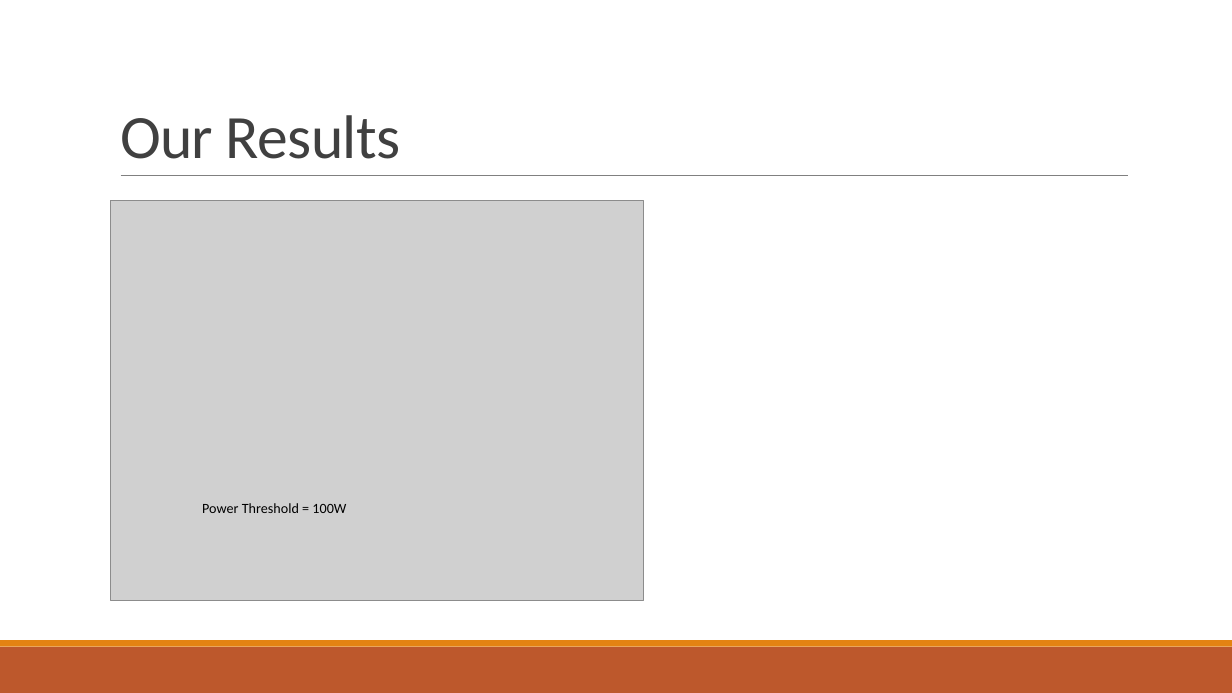
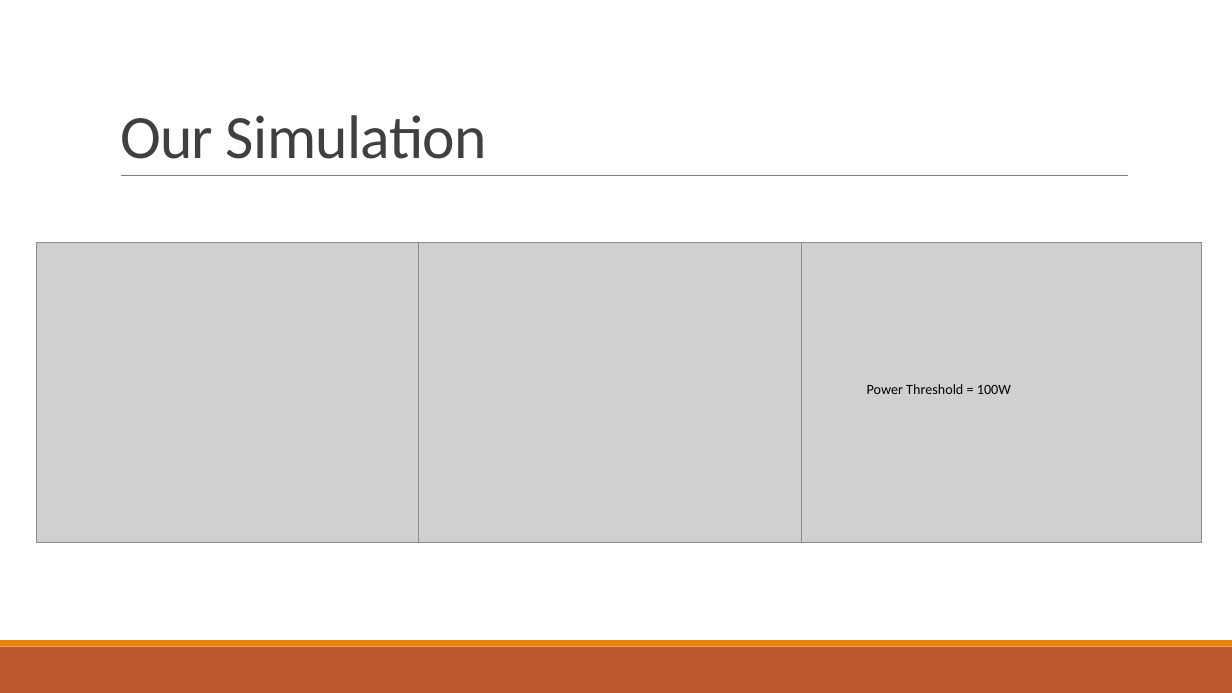
Before and after one commit to aehoppe/RTG, a slide deck: slide 8 of On RTG Design.pptx (slide 5 before the commit). Drawn at 1232x693 pixels with LibreOffice and Linux fonts; fonts in the diff are those of the drawing; grey boxes stand for pictures. Boxes give left, top, right and bottom in pixels: in the first picture for what was removed or moved away, otherwise in the second. Text is boxed around its words. In the diff, an @@ line names an element or a change of style, - is before the commit and + after.

```diff
--- a/On RTG Design.pptx
+++ b/On RTG Design.pptx
@@ title at (x1=120, y1=115, x2=487, y2=159): text changed @@
-Our Results
+Our Simulation
@@ picture removed at (x1=111, y1=201, x2=643, y2=601) @@
@@ picture added at (x1=36, y1=242, x2=437, y2=543) @@
@@ picture added at (x1=419, y1=242, x2=820, y2=543) @@
@@ picture added at (x1=801, y1=242, x2=1202, y2=543) @@
@@ text "Power Threshold = 100W" moved from (x1=202, y1=503, x2=346, y2=513) to (x1=867, y1=384, x2=1011, y2=394) @@
```
Also in this commit, not shown: 5 other slides changed, 3 slides added, 2 other files.
